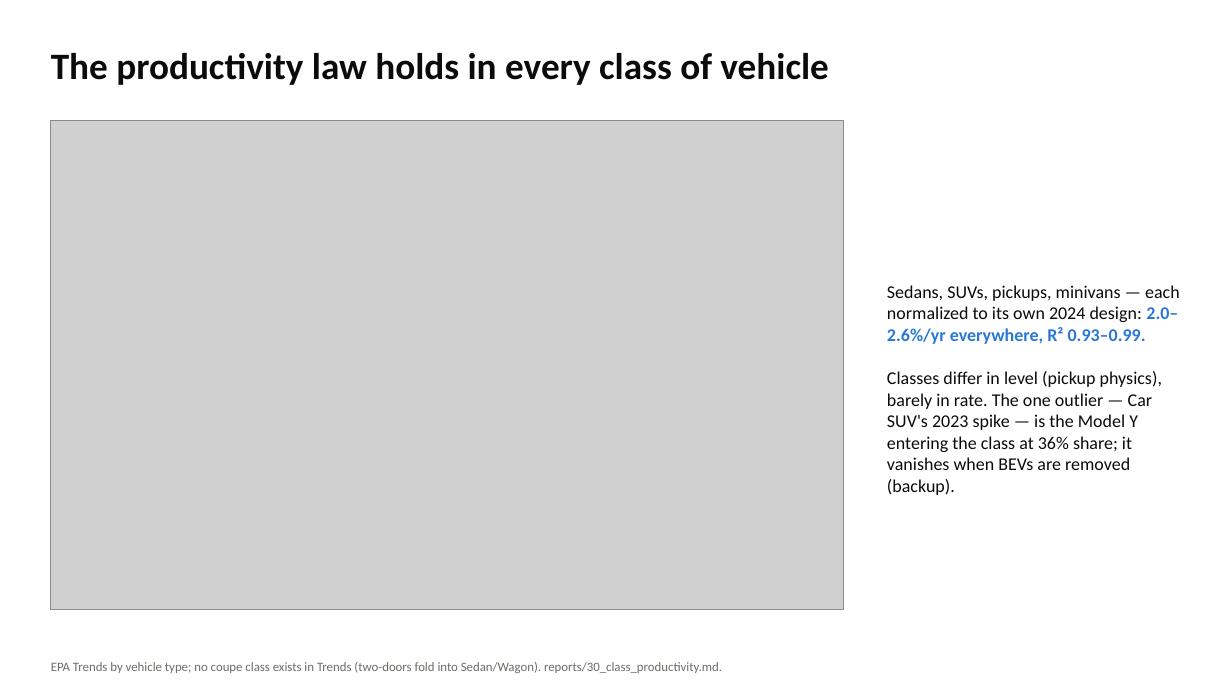
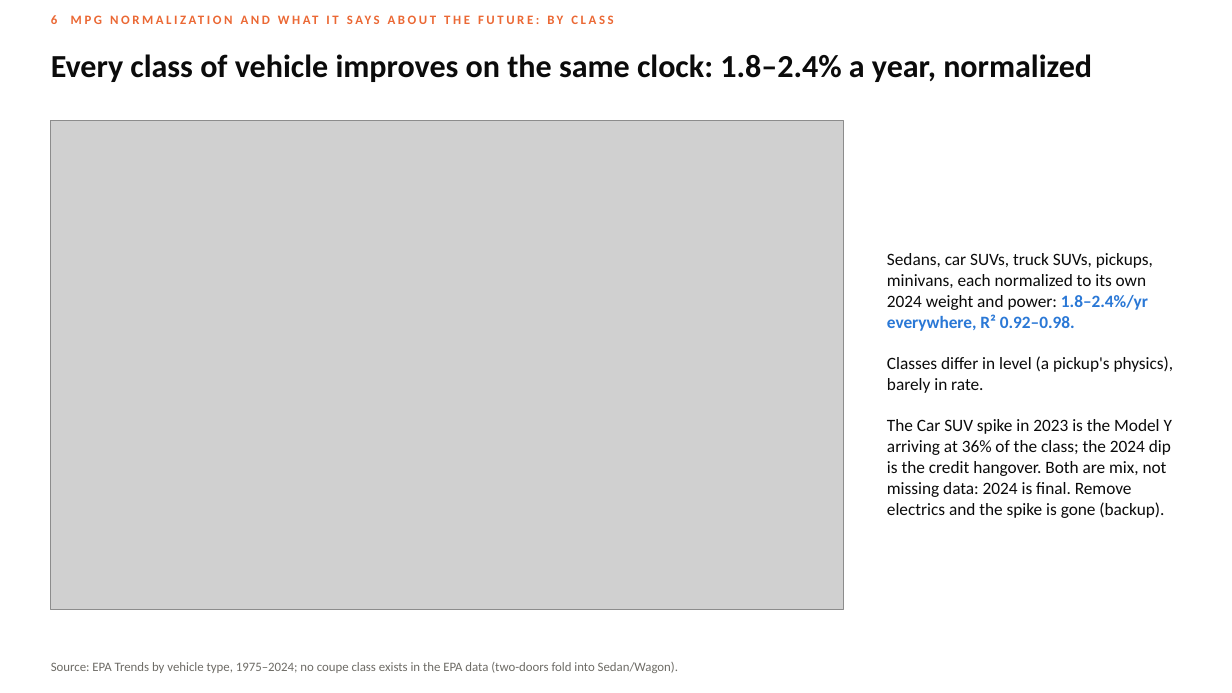
Before and after one commit to SCherwonik/OS3180, a slide deck: slide 19 of MPG Prediction Deck.pptx (slide 15 before the commit). Drawn at 1232x693 pixels with LibreOffice and Linux fonts; fonts in the diff are those of the drawing; grey boxes stand for pictures. Boxes give left, top, right and bottom in pixels: in the first picture for what was removed or moved away, otherwise in the second. Text is boxed around its words. In the diff, an @@ line names an element or a change of style, - is before the commit and + after.

```diff
--- a/MPG Prediction Deck.pptx
+++ b/MPG Prediction Deck.pptx
@@ text added at [51, 15, 57, 24], 10 pt, text #EB6834, bold @@
+6 MPG NORMALIZATION AND WHAT IT SAYS ABOUT THE FUTURE: BY CLASS
@@ text at [51, 54, 1092, 82]: text changed; size 29 to 25 pt @@
-The productivity law holds in every class of vehicle
+Every class of vehicle improves on the same clock: 1.8–2.4% a year, normalized
@@ text at [887, 253, 1174, 518]: text changed; size 14 to 13.5 pt @@
-Sedans, SUVs, pickups, minivans — each normalized to its own 2024 design: 2.0–2.6%/yr everywhere, R² 0.93–0.99.
-Classes differ in level (pickup physics), barely in rate. The one outlier — Car SUV's 2023 spike — is the Model Y entering the class at 36% share; it vanishes when BEVs are removed (backup).
+Sedans, car SUVs, truck SUVs, pickups, minivans, each normalized to its own 2024 weight and power: 1.8–2.4%/yr everywhere, R² 0.92–0.98.
+Classes differ in level (a pickup's physics), barely in rate.
+The Car SUV spike in 2023 is the Model Y arriving at 36% of the class; the 2024 dip is the credit hangover. Both are mix, not missing data: 2024 is final. Remove electrics and the spike is gone (backup).
@@ text at [51, 662, 678, 673]: text changed @@
-EPA Trends by vehicle type; no coupe class exists in Trends (two-doors fold into Sedan/Wagon). reports/30_class_productivity.md.
+Source: EPA Trends by vehicle type, 1975–2024; no coupe class exists in the EPA data (two-doors fold into Sedan/Wagon).
```
Also in this commit, not shown: 18 other slides changed, 15 slides added, 10 slides removed, 23 other files.
